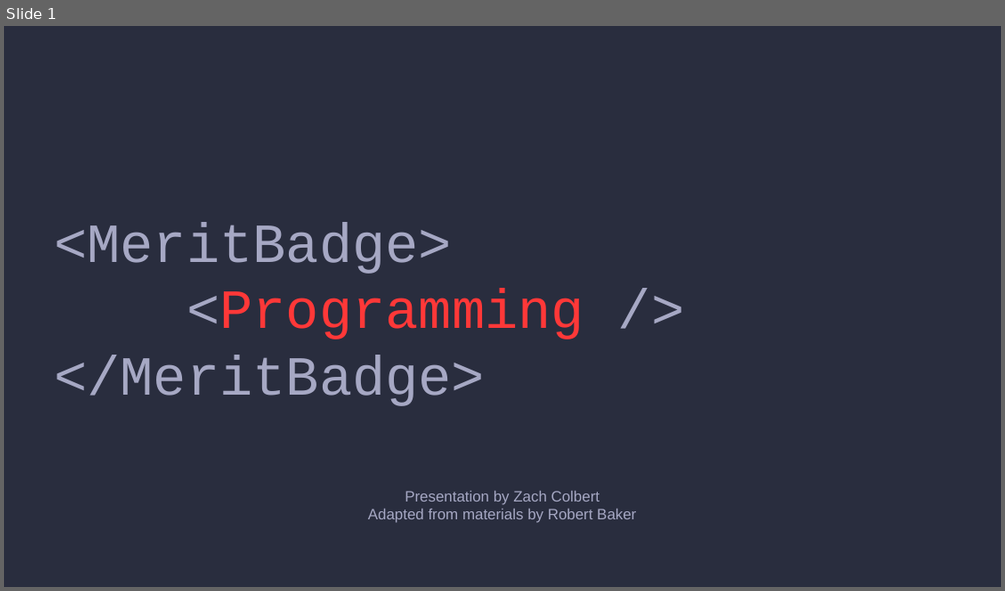
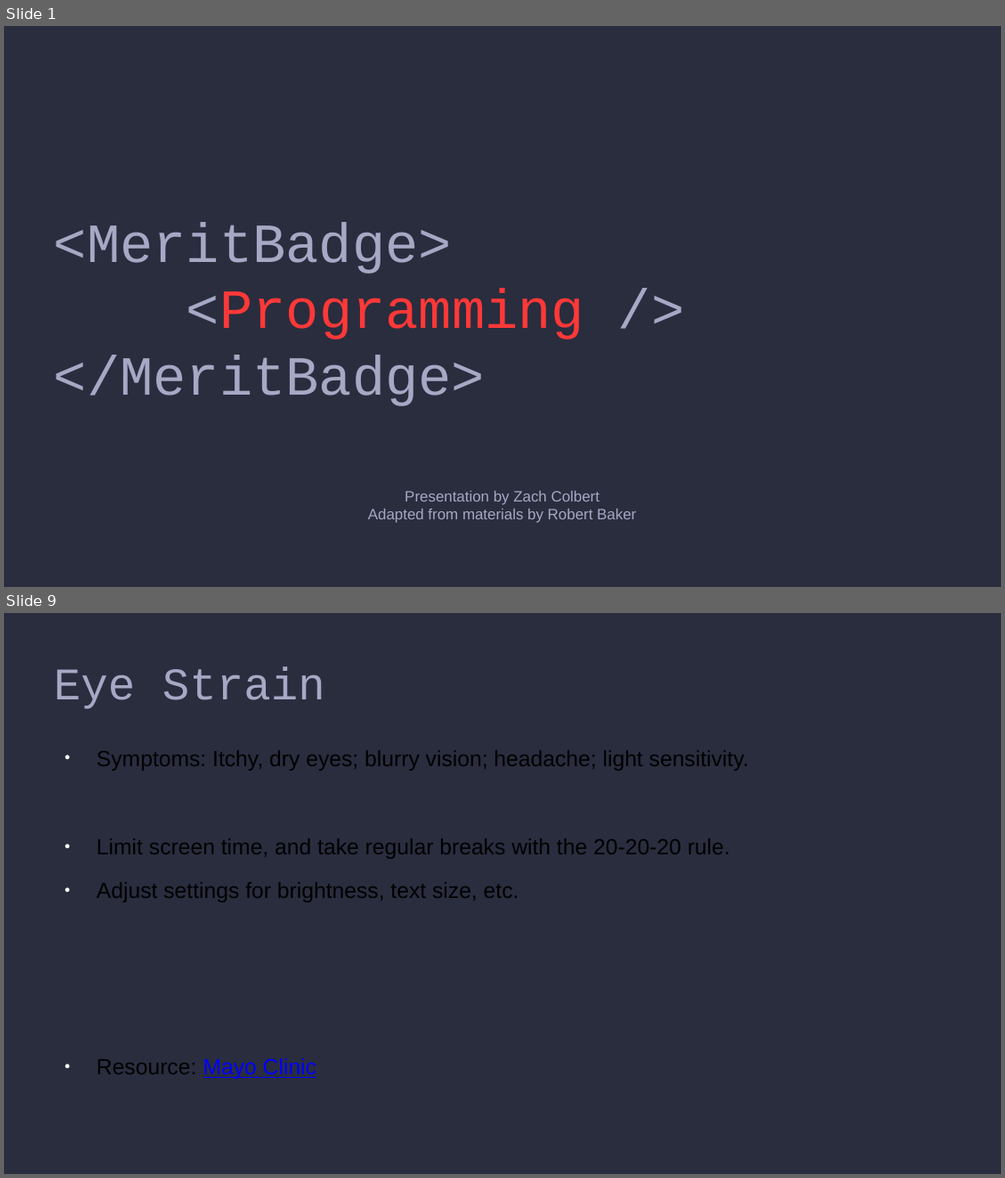
Before and after one commit to colbertz2/Programming-Merit-Badge, a slide deck: presentation.pptx. Shown one above the other, each under a label of ours: slide 1 before the commit, slides 1 and 9 after it; the slides between them are not shown. The pictures are 1005x591 and 1005x1178 pixels, drawn with LibreOffice and Linux fonts; fonts in the diff are those of the drawing. Boxes give left, top, right and bottom in pixels: in the first picture for what was removed or moved away, otherwise in the second. Text is boxed around its words. In the diff, an @@ line names an element or a change of style, - is before the commit and + after.

```diff
--- a/presentation.pptx
+++ b/presentation.pptx
@@ slide 9 added at <box>4,613,1001,1174</box>, background #292D3E @@
@@ text added at <box>54,667,325,709</box>, 36 pt, text #A6A8C4 @@
+Eye Strain
@@ text added at <box>97,750,749,1078</box>, 17.5 pt, text #000000 @@
+● Symptoms: Itchy, dry eyes; blurry vision; headache; light sensitivity.
+● Limit screen time, and take regular breaks with the 20-20-20 rule.
+● Adjust settings for brightness, text size, etc.
+● Resource: Mayo Clinic
```
Also in this commit, not shown: 6 other slides added, 4 slides removed, 8 other files.
